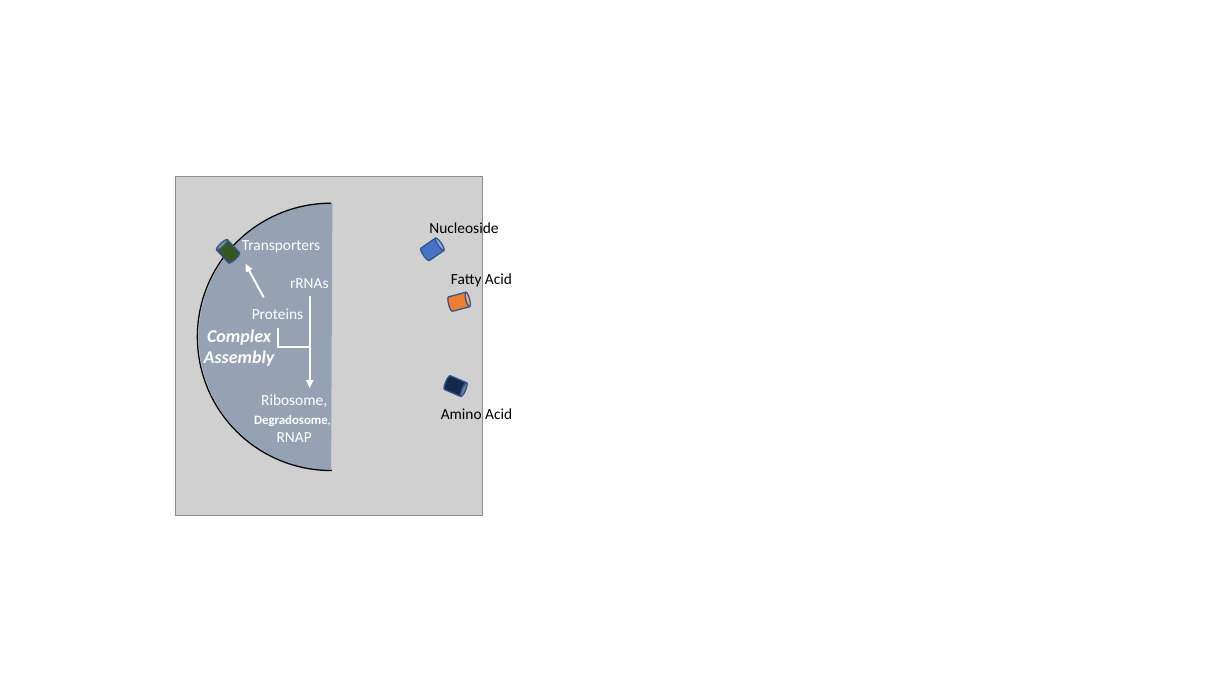
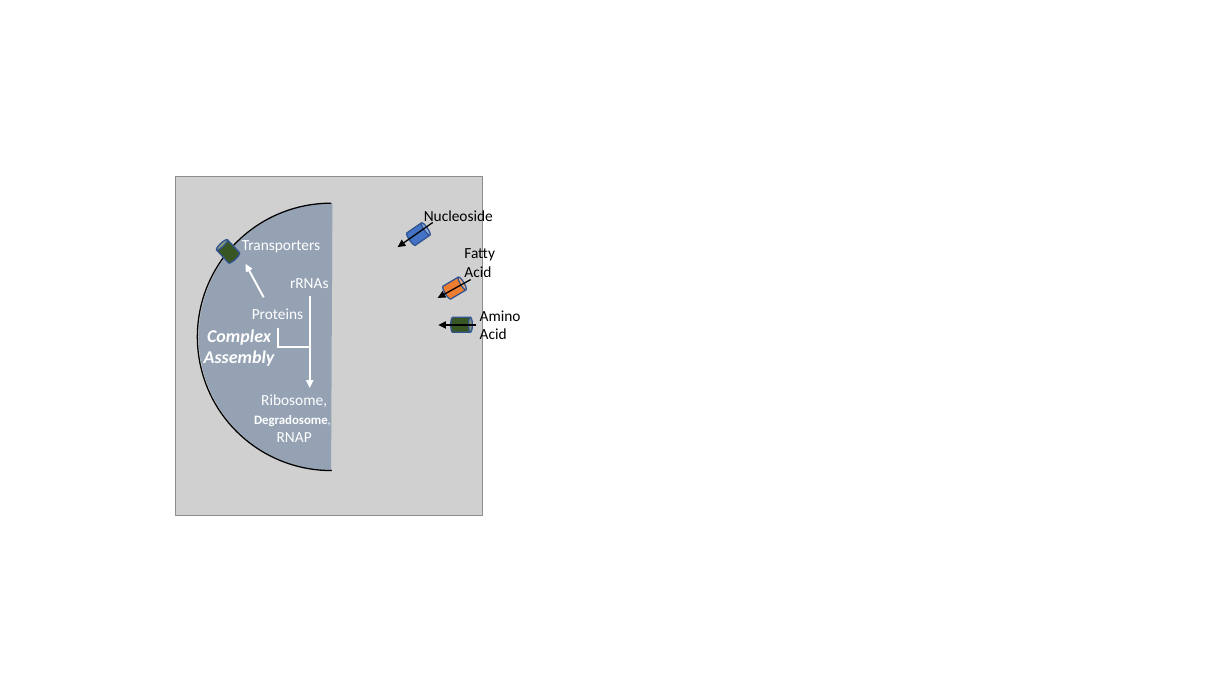
Before and after one commit to Luthey-Schulten-Lab/SummerSchool_2025, a slide deck: slide 6 of CME/figs/figs_WCM/figs_WCM.pptx. Drawn at 1232x693 pixels with LibreOffice and Linux fonts; fonts in the diff are those of the drawing; grey boxes stand for pictures. Boxes give left, top, right and bottom in pixels: in the first picture for what was removed or moved away, otherwise in the second. Text is boxed around its words. In the diff, an @@ line names an element or a change of style, - is before the commit and + after.

```diff
--- a/CME/figs/figs_WCM/figs_WCM.pptx
+++ b/CME/figs/figs_WCM/figs_WCM.pptx
@@ text "Nucleoside": place and size @@
-text "Nucleoside" at bbox=[429, 220, 498, 238]
+text "Nucleoside" at bbox=[424, 208, 493, 226]
@@ arrow added from (433, 223) to (397, 247), #000000 1 pt @@
@@ cylinder: place and size @@
-cylinder at bbox=[420, 237, 445, 261]
+cylinder at bbox=[406, 222, 432, 246]
@@ text "Fatty Acid" rewrapped from bbox=[451, 273, 512, 287] to bbox=[464, 245, 495, 281] @@
@@ arrow added from (470, 280) to (438, 298), #000000 1 pt @@
@@ cylinder at bbox=[442, 276, 468, 300]: rotation 75 to 59 degrees @@
@@ arrow added from (476, 325) to (438, 325), #000000 1 pt @@
@@ cylinder at bbox=[451, 317, 472, 332]: fill #13294B to #385723; rotation 113 to 90 degrees @@
@@ text "Amino Acid" rewrapped from bbox=[441, 408, 512, 419] to bbox=[480, 308, 521, 344] @@
```
Also in this commit, not shown: 1 other slide changed, 3 other files.
